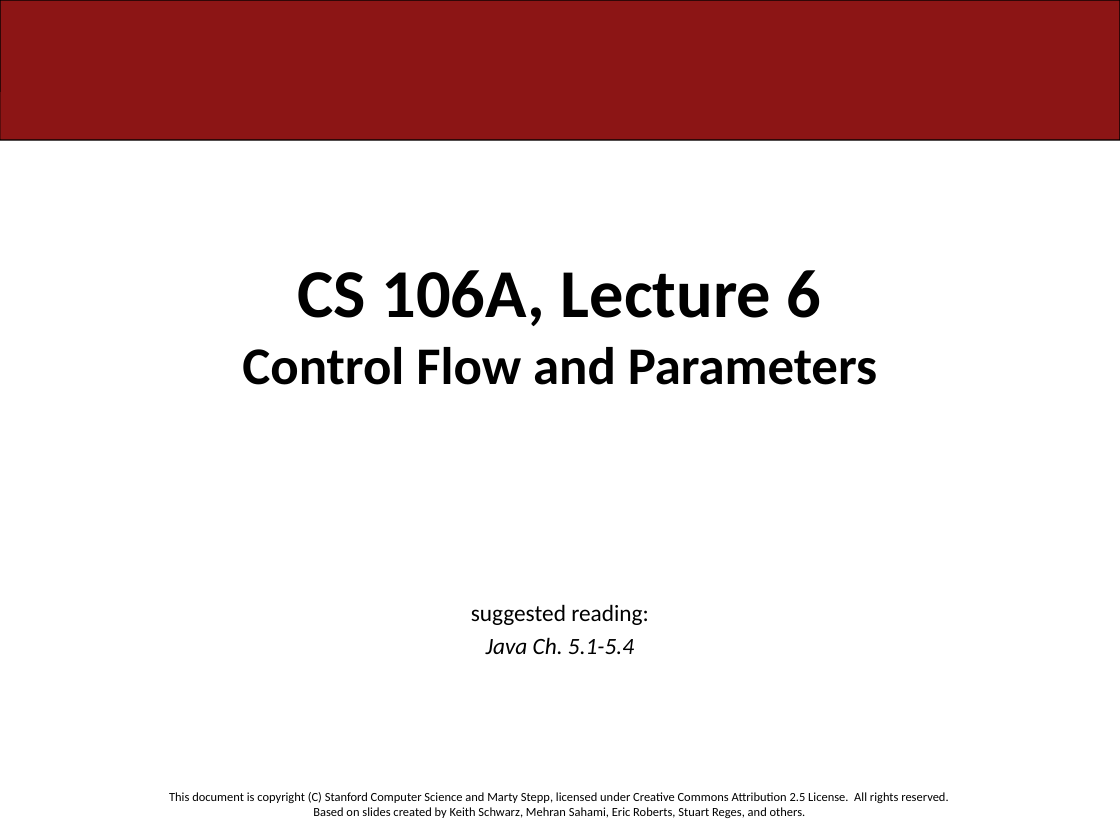
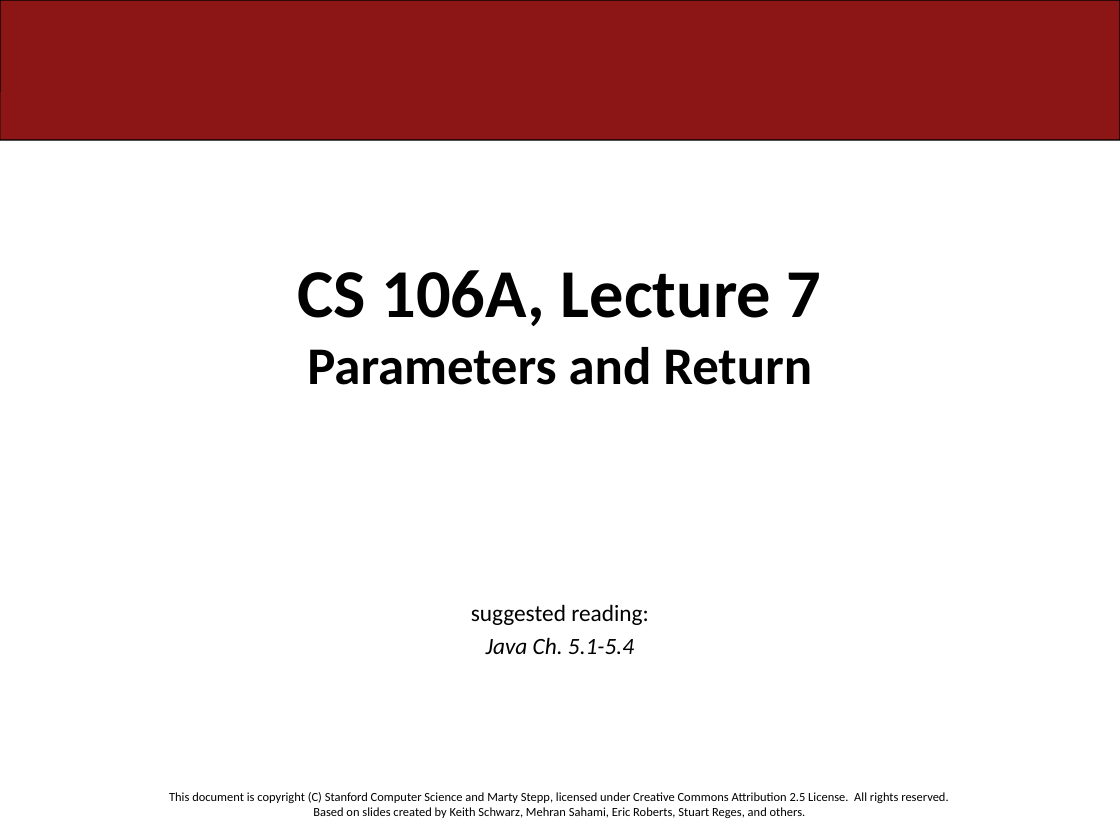
Before and after one commit to ckincaid17/cs106a-summer-2018, a slide deck: slide 1 of WWW/lectures/Lecture7/Lecture7.pptx. Drawn at 1120x840 pixels with LibreOffice and Linux fonts; fonts in the diff are those of the drawing. Boxes give left, top, right and bottom in pixels: in the first picture for what was removed or moved away, otherwise in the second. Text is boxed around its words. In the diff, an @@ line names an element or a change of style, - is before the commit and + after.

```diff
--- a/WWW/lectures/Lecture7/Lecture7.pptx
+++ b/WWW/lectures/Lecture7/Lecture7.pptx
@@ title at box(298, 270, 822, 385): text changed @@
-CS 106A, Lecture 6
-Control Flow and Parameters
+CS 106A, Lecture 7
+Parameters and Return
```
Also in this commit, not shown: 1 other slide changed, 2 other files.
